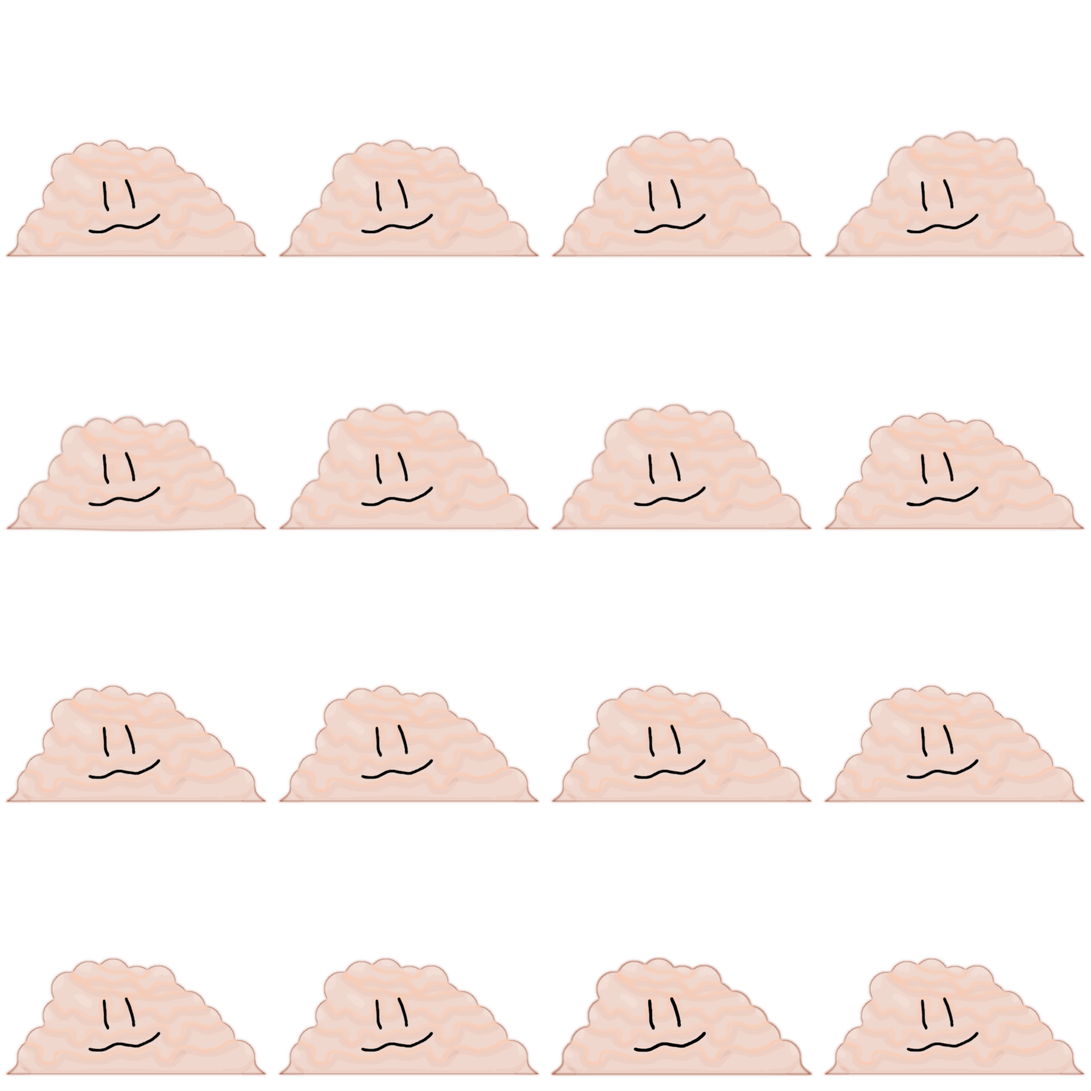
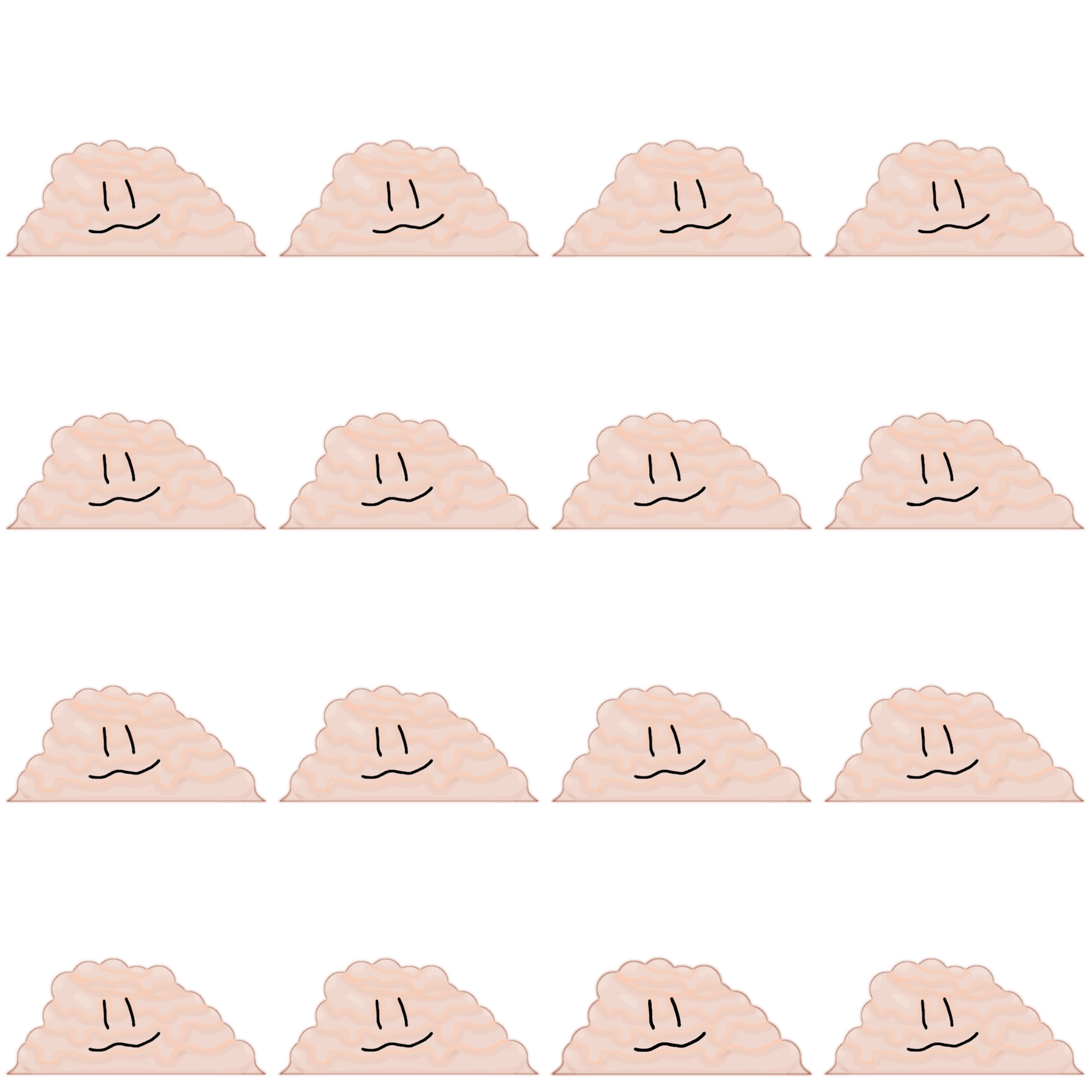
Before/after of a 1091 x 1091 layered artwork. What changed in the layer stack:
painted on "faces" over [360, 178, 992, 235]
painted on "Blob copy" over [4, 128, 1074, 534]
